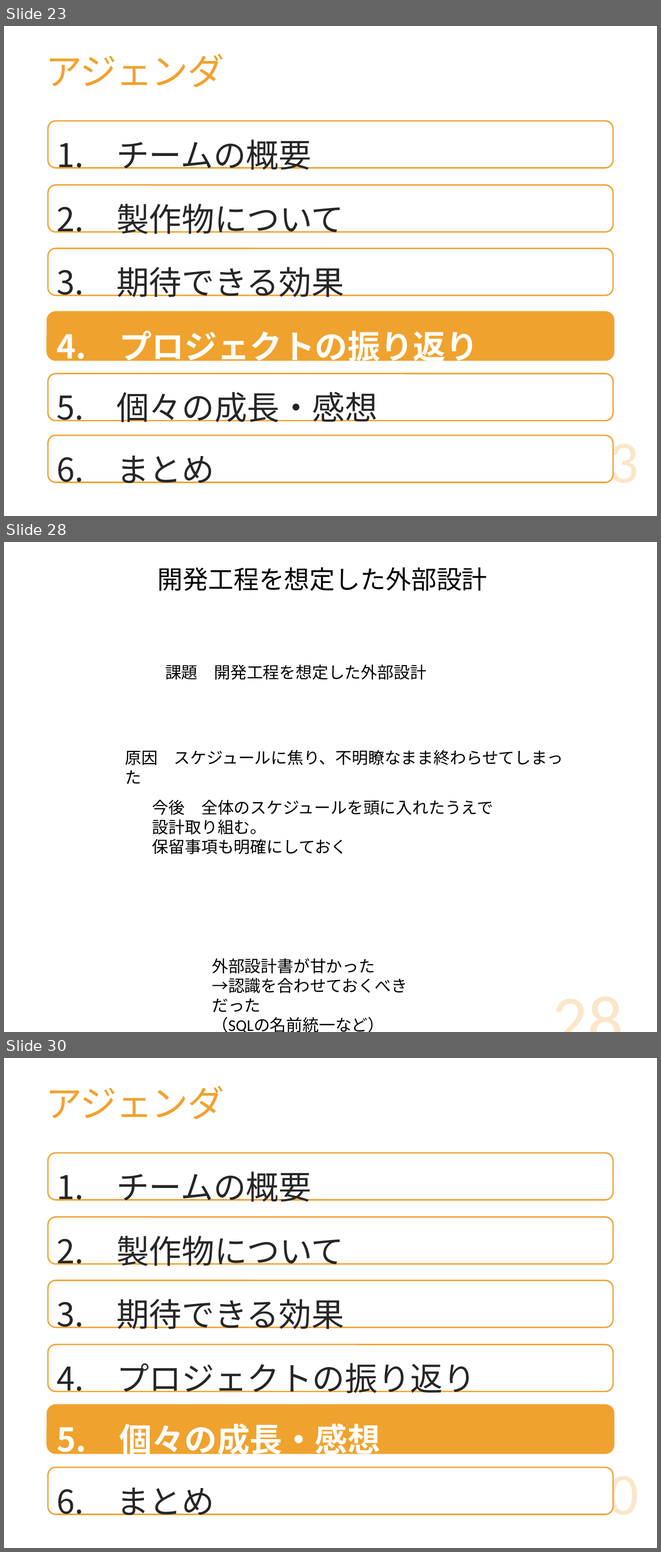
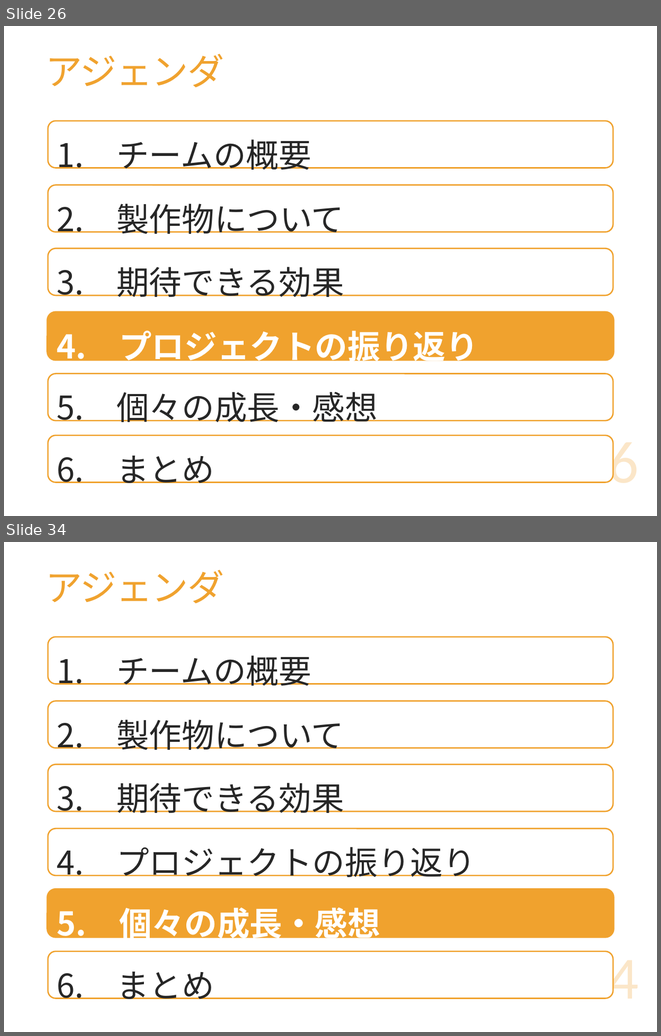
Before and after one commit to DOJO-2021/D-2, a slide deck: documents/プレゼン/Knowledge Holder_清書版.pptx. Shown one above the other, each under a label of ours: slides 23, 28 and 30 before the commit, slides 26 and 34 after it; the slides between them are not shown. The pictures are 661x1552 and 661x1036 pixels, drawn with LibreOffice and Linux fonts; fonts in the diff are those of the drawing. Boxes give left, top, right and bottom in pixels: in the first picture for what was removed or moved away, otherwise in the second. Text is boxed around its words. In the diff, an @@ line names an element or a change of style, - is before the commit and + after.

```diff
--- a/documents/プレゼン/Knowledge Holder_清書版.pptx
+++ b/documents/プレゼン/Knowledge Holder_清書版.pptx
@@ slide 28 removed at (x1=4, y1=542, x2=657, y2=1032), background #FFFFFF @@
@@ text removed at (x1=158, y1=567, x2=487, y2=591) @@
-開発工程を想定した外部設計
@@ text removed at (x1=165, y1=664, x2=426, y2=680) @@
-課題 開発工程を想定した外部設計
@@ text removed at (x1=125, y1=750, x2=563, y2=765) @@
-原因 スケジュールに焦り、不明瞭なまま終わらせてしまった
@@ text removed at (x1=152, y1=800, x2=493, y2=854) @@
-今後 全体のスケジュールを頭に入れたうえで設計取り組む。
-保留事項も明確にしておく
@@ text removed at (x1=212, y1=958, x2=407, y2=1012) @@
-外部設計書が甘かった
-→認識を合わせておくべきだった
-（SQLの名前統一など）
@@ page number removed at (x1=474, y1=962, x2=630, y2=1032) @@
-28
@@ what was slide 23 is now slide 26 @@
@@ page number at (x1=578, y1=434, x2=638, y2=483): text changed @@
-23
+26
@@ what was slide 30 is now slide 34 @@
@@ page number at (x1=578, y1=950, x2=638, y2=999): text changed @@
-30
+34
```
Also in this commit, not shown: 14 slides changed, 8 slides added, 3 other slides removed.
